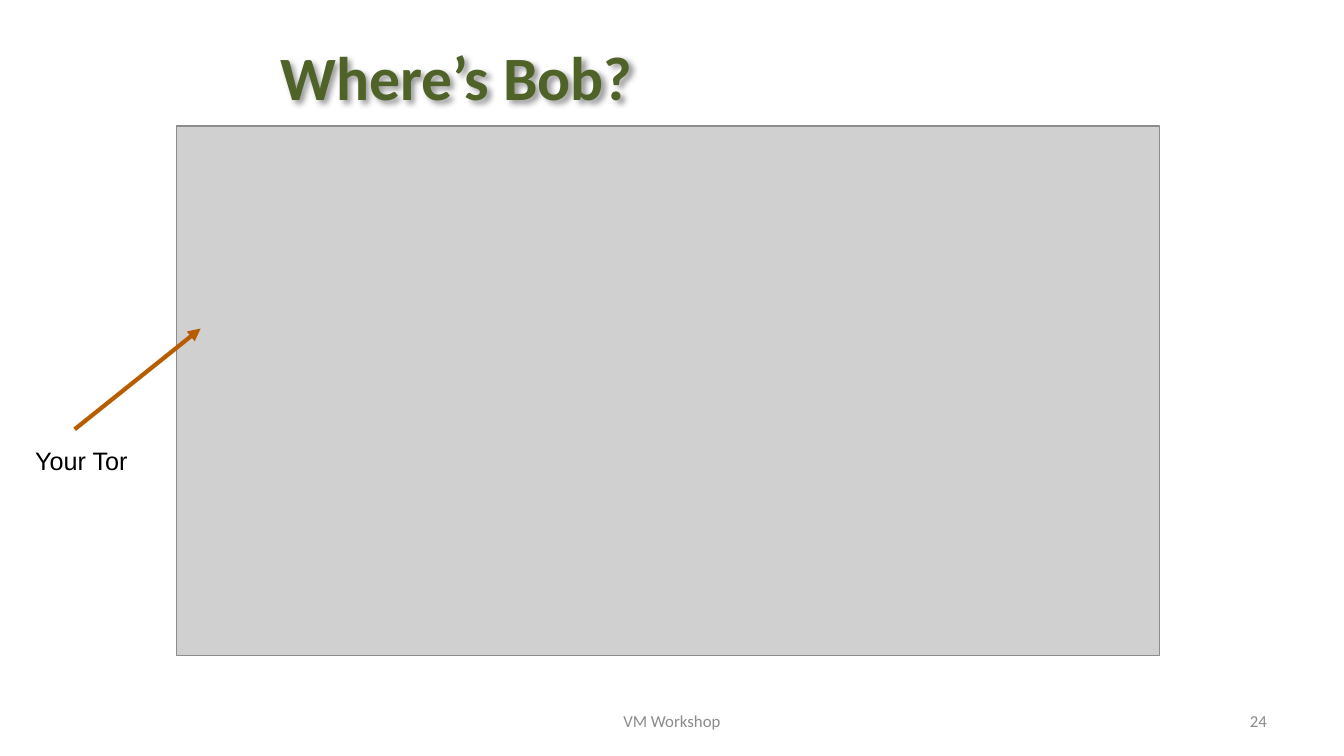
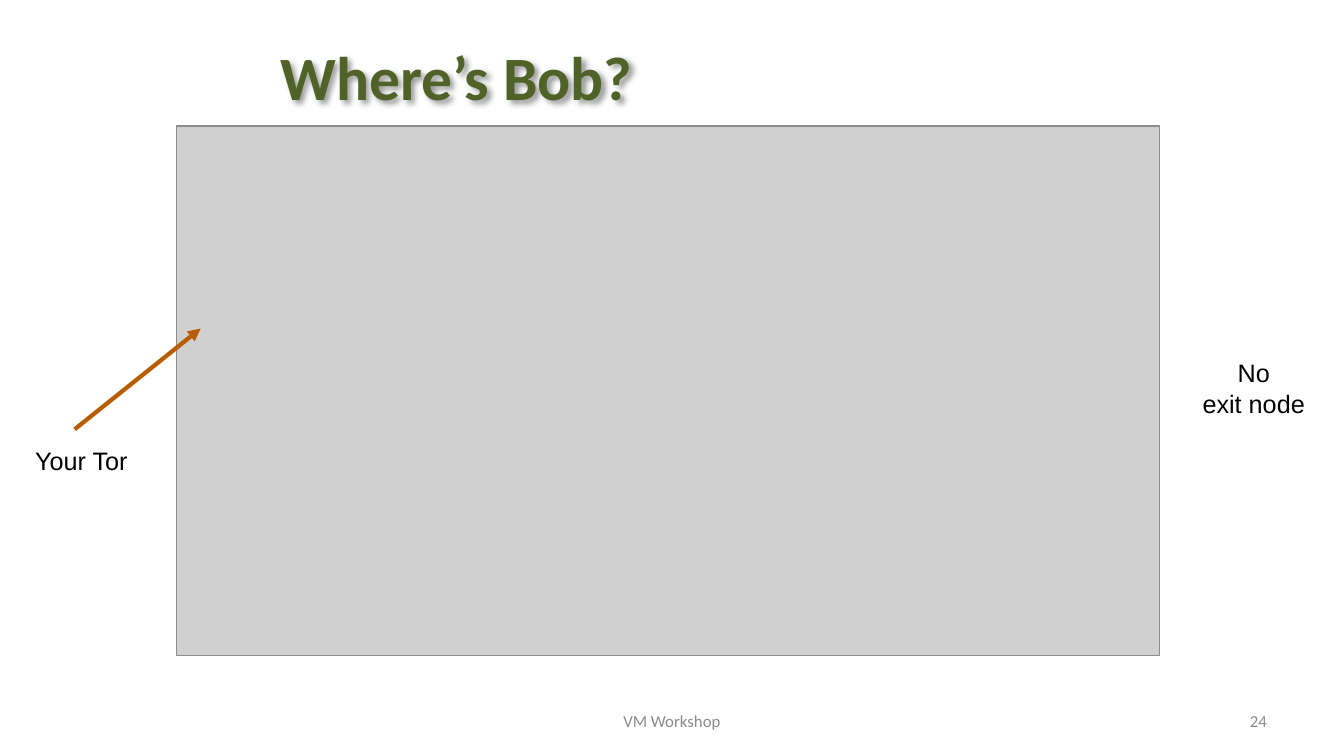
Before and after one commit to trothr/vmworkshop, a slide deck: slide 24 of 2023/presentations/torforzvm.pptx. Drawn at 1344x756 pixels with LibreOffice and Linux fonts; fonts in the diff are those of the drawing; grey boxes stand for pictures; background and template pictures are left out. Boxes give left, top, right and bottom in pixels: in the first picture for what was removed or moved away, otherwise in the second. Text is boxed around its words. In the diff, an @@ line names an element or a change of style, - is before the commit and + after.

```diff
--- a/2023/presentations/torforzvm.pptx
+++ b/2023/presentations/torforzvm.pptx
@@ text added at <box>1203,364,1305,414</box>, 18 pt, text #000000 @@
+No
+exit node
```
Also in this commit, not shown: 12 other slides changed, 3 other files.
